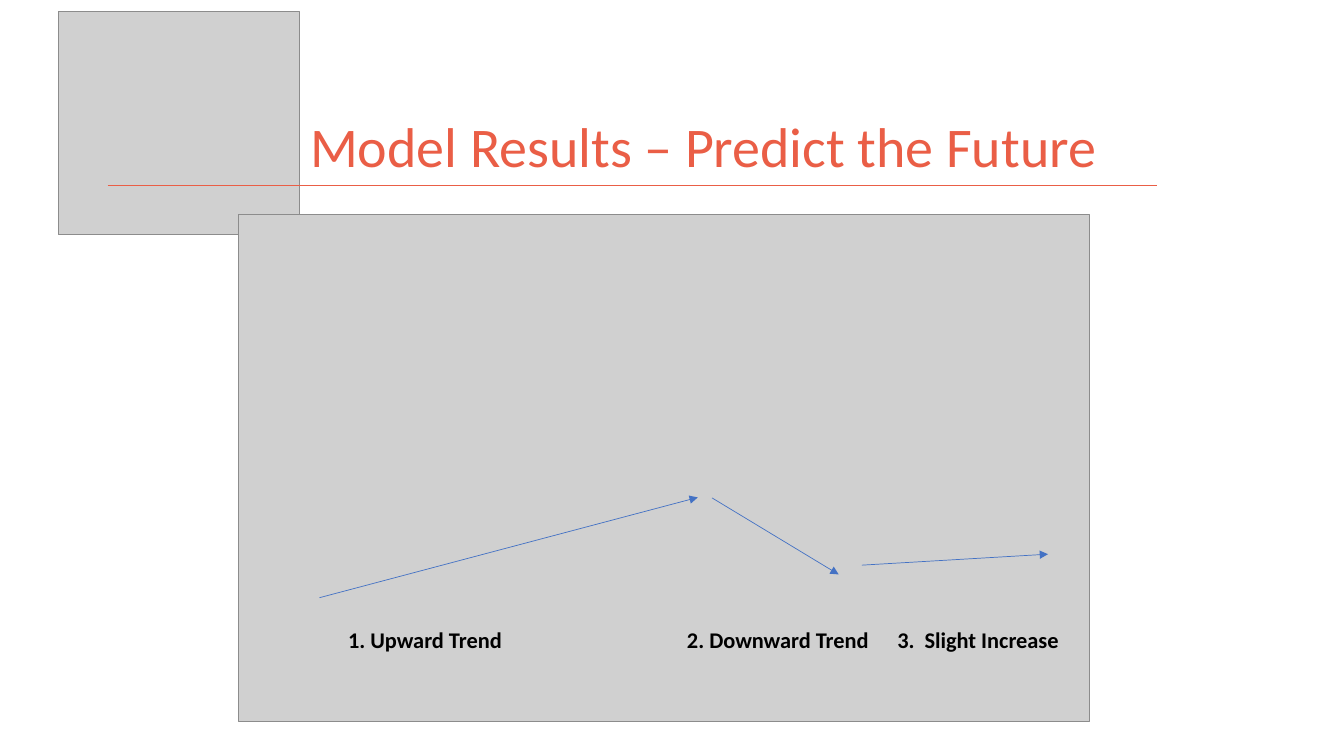
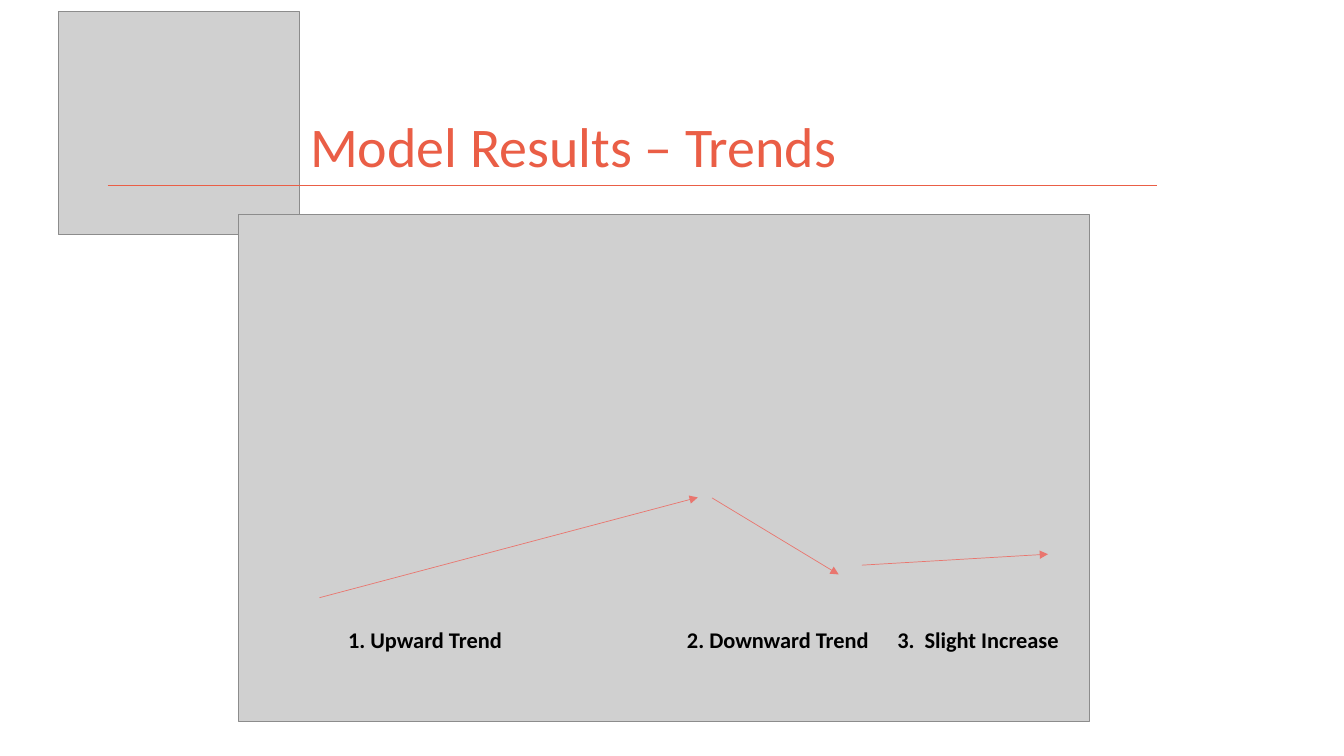
Before and after one commit to kman4/AirbnbPredictions, a slide deck: slide 19 of Airbnb Price Predictions (Model).pptx. Drawn at 1344x756 pixels with LibreOffice and Linux fonts; fonts in the diff are those of the drawing; grey boxes stand for pictures. Boxes give left, top, right and bottom in pixels: in the first picture for what was removed or moved away, otherwise in the second. Text is boxed around its words. In the diff, an @@ line names an element or a change of style, - is before the commit and + after.

```diff
--- a/Airbnb Price Predictions (Model).pptx
+++ b/Airbnb Price Predictions (Model).pptx
@@ title at (310, 128, 836, 168): text changed @@
-Model Results – Predict the Future
+Model Results – Trends
@@ arrow (320, 598) - (698, 497): stroke #4472C4 0.5 pt to #E9766F 0.5 pt @@
@@ arrow (712, 498) - (839, 575): stroke #4472C4 0.5 pt to #E9766F 0.5 pt @@
@@ arrow (862, 566) - (1049, 555): stroke #4472C4 0.5 pt to #E9766F 0.5 pt @@
```
Also in this commit, not shown: 4 other slides changed, 2 other files.
